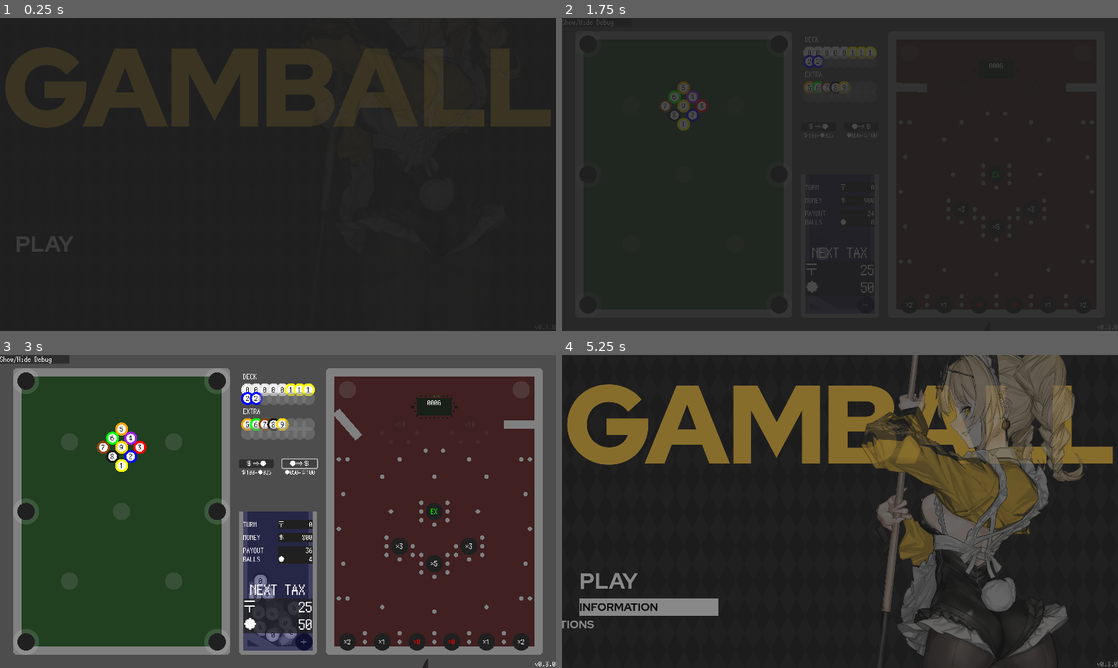
Above: before the commit, frames 1-4 (two rows, left to right).
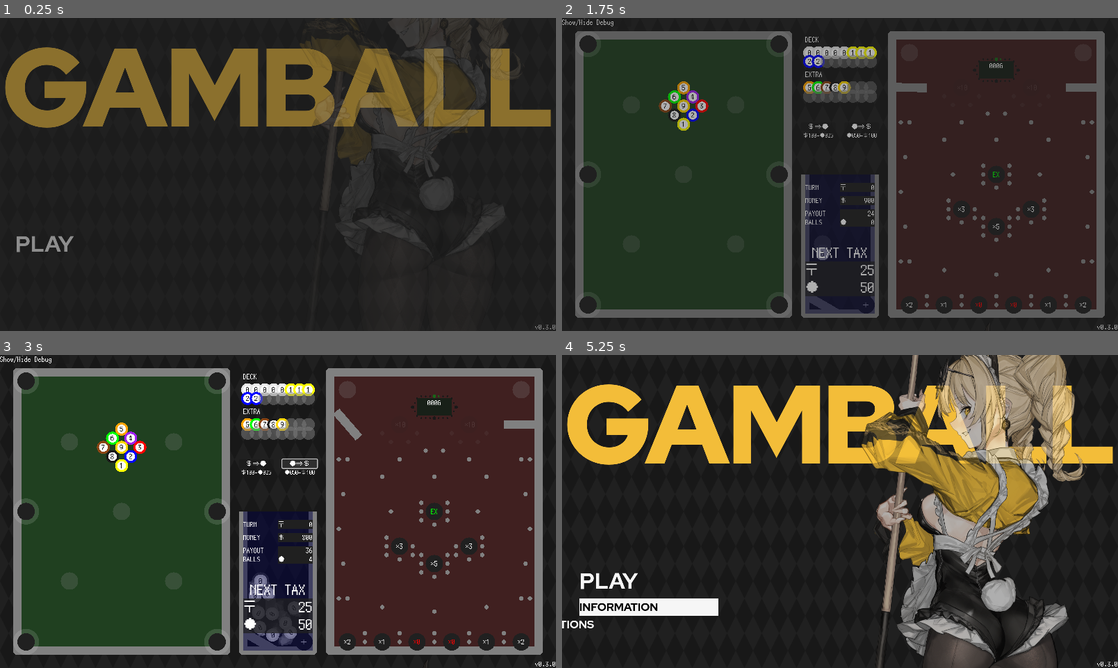
Above: after the commit, the same moments.

Repository: kamikoloss/gamball
Game: Godot game, scene res://scenes/main.tscn
Two runs of this game, one before a commit and one after it. Both use one fixed random seed, a clock stepped at 60 frames per second and the inputs below. Sound files missing from this copy of the repository are replaced by a short silence.
Inputs:
- Up to frame 1 (0.25 s): no input
- Up to frame 2 (1.75 s): click "PLAY" at 0.5 s; click "PLAY" at 1.25 s
- Up to frame 3 (3 s): click "＄⇒●" at 2 s; click "●⇒＄" at 2.75 s
- Up to frame 4 (5.25 s): click "Show/Hide Debug" at 3.5 s; click "RestartGame" at 4.25 s; click "INFORMATION" at 5 s

The runs differ from the first frame. In frame 1, 14% of the frame differs, in the area x 0-100%, y 9-100%; in frame 2, 14%; in frame 3, 21%; in frame 4, 30%, in the area x 0-100%, y 0-100%.

Commit message:
Game の背景を Title に揃えた, 他微修正

Diff:
--- a/scenes/game/game.tscn
+++ b/scenes/game/game.tscn
@@ -1,9 +1,10 @@
-[gd_scene load_steps=33 format=3 uid="uid://l2y3sq1ikgmx"]
+[gd_scene load_steps=34 format=3 uid="uid://l2y3sq1ikgmx"]
 
 [ext_resource type="Script" path="res://scenes/game/game.gd" id="1_w7c5l"]
 [ext_resource type="PackedScene" uid="uid://0yg37qutkxad" path="res://scenes/common/ball.tscn" id="2_ma10n"]
 [ext_resource type="Script" path="res://scenes/game/billiards.gd" id="3_0s1kj"]
 [ext_resource type="Texture2D" uid="uid://cuhvjunofueei" path="res://images/common/base_square.png" id="4_b0m3n"]
+[ext_resource type="Texture2D" uid="uid://d2efapl0vglp0" path="res://images/common/dia.png" id="4_nc85m"]
 [ext_resource type="Texture2D" uid="uid://68w2c4eh23er" path="res://images/common/base_circle.png" id="5_j1dyl"]
 [ext_resource type="Texture2D" uid="uid://dt3h4qyqg6tp6" path="res://images/common/base_triangle.png" id="6_qy33h"]
 [ext_resource type="PackedScene" uid="uid://d0im3e50587p1" path="res://scenes/common/hole.tscn" id="7_71f2d"]
@@ -62,6 +63,22 @@
 _products_parent = NodePath("UI/Shop/Products")
 _bunny = NodePath("UI/People/Bunny")
 
+[node name="Background" type="TextureRect" parent="."]
+self_modulate = Color(0.12549, 0.12549, 0.12549, 1)
+offset_right = 1280.0
+offset_bottom = 720.0
+texture = ExtResource("4_b0m3n")
+expand_mode = 1
+metadata/_edit_lock_ = true
+
+[node name="Background2" type="TextureRect" parent="."]
+self_modulate = Color(0.12549, 0.12549, 0.12549, 0.25098)
+offset_right = 1280.0
+offset_bottom = 720.0
+texture = ExtResource("4_nc85m")
+stretch_mode = 1
+metadata/_edit_lock_ = true
+
 [node name="Billiards" type="Node2D" parent="." node_paths=PackedStringArray("_spawn_position", "_spawn_extra_position_a", "_spawn_extra_position_b", "_spawn_extra_position_c", "_spawn_extra_position_d")]
 script = ExtResource("3_0s1kj")
 _spawn_position = NodePath("Points/SpawnHole")
@@ -1096,6 +1113,7 @@
 [node name="Lamp" parent="Pachinko/Rush/Lamps" instance=ExtResource("11_6yw0s")]
 offset_top = -25.0
 offset_bottom = -25.0
+scale = Vector2(2, 2)
 
 [node name="Lamp2" parent="Pachinko/Rush/Lamps" instance=ExtResource("11_6yw0s")]
 offset_left = 10.0
@@ -1165,6 +1183,7 @@
 [node name="Lamp13" parent="Pachinko/Rush/Lamps" instance=ExtResource("11_6yw0s")]
 offset_top = 25.0
 offset_bottom = 25.0
+scale = Vector2(2, 2)
 
 [node name="Lamp14" parent="Pachinko/Rush/Lamps" instance=ExtResource("11_6yw0s")]
 offset_left = -10.0
--- a/scenes/main.gd
+++ b/scenes/main.gd
@@ -90,7 +90,7 @@
 func _hide_curtain(speed_ratio: float = 1.0) -> void:
 	_curtain.modulate = Color.WHITE
 	var tween = _get_tween(TweenType.CurtainHide)
-	tween.set_trans(Tween.TRANS_LINEAR).set_ease(Tween.EASE_OUT)
+	tween.set_trans(Tween.TRANS_QUINT).set_ease(Tween.EASE_OUT)
 	tween.tween_property(_curtain, "modulate", Color.TRANSPARENT, CURTAIN_FADE_DURATION / speed_ratio)
 	await tween.finished
 
--- a/scenes/main.tscn
+++ b/scenes/main.tscn
@@ -19,6 +19,7 @@
 anchor_mode = 0
 
 [node name="Curtain" type="Control" parent="Camera2D"]
+visible = false
 z_index = 100
 layout_mode = 3
 anchors_preset = 0
@@ -32,6 +33,10 @@
 texture = ExtResource("3_yy207")
 expand_mode = 1
 
+[node name="Loading" type="Control" parent="Camera2D"]
+layout_mode = 3
+anchors_preset = 0
+
 [node name="Title" parent="." instance=ExtResource("1_oaxe4")]
 
 [node name="Options" parent="." instance=ExtResource("5_u1stv")]
@@ -39,6 +44,7 @@
 offset_right = -1280.0
 
 [node name="Version" type="Label" parent="."]
+z_index = 98
 offset_left = 1200.0
 offset_top = 680.0
 offset_right = 1520.0
--- a/scenes/options/options.tscn
+++ b/scenes/options/options.tscn
@@ -51,6 +51,7 @@
 expand_mode = 1
 
 [node name="Background2" type="TextureRect" parent="."]
+visible = false
 self_modulate = Color(0, 0, 0, 0.501961)
 layout_mode = 0
 offset_left = 560.0
@@ -72,9 +73,9 @@
 [node name="Audio" type="Control" parent="."]
 anchors_preset = 0
 offset_left = 40.0
-offset_top = 160.0
-offset_right = 40.0
-offset_bottom = 160.0
+offset_top = 120.0
+offset_right = 40.0
+offset_bottom = 120.0
 
 [node name="Label" type="Label" parent="Audio"]
 layout_mode = 0
--- a/scenes/title/title_button.gd
+++ b/scenes/title/title_button.gd
@@ -43,7 +43,7 @@
 	_hover_texture.size.x = _size_x
 	var tween = _get_tween(TweenType.Hover)
 	tween.set_trans(Tween.TRANS_QUINT).set_ease(Tween.EASE_OUT)
-	tween.tween_property(_hover_texture, "size:x", 0, 0.2 * 2) # ゆっくり戻る
+	tween.tween_property(_hover_texture, "size:x", 0, 0.8) # ゆっくり戻る
 
 
 func _get_tween(type: TweenType) -> Tween:
